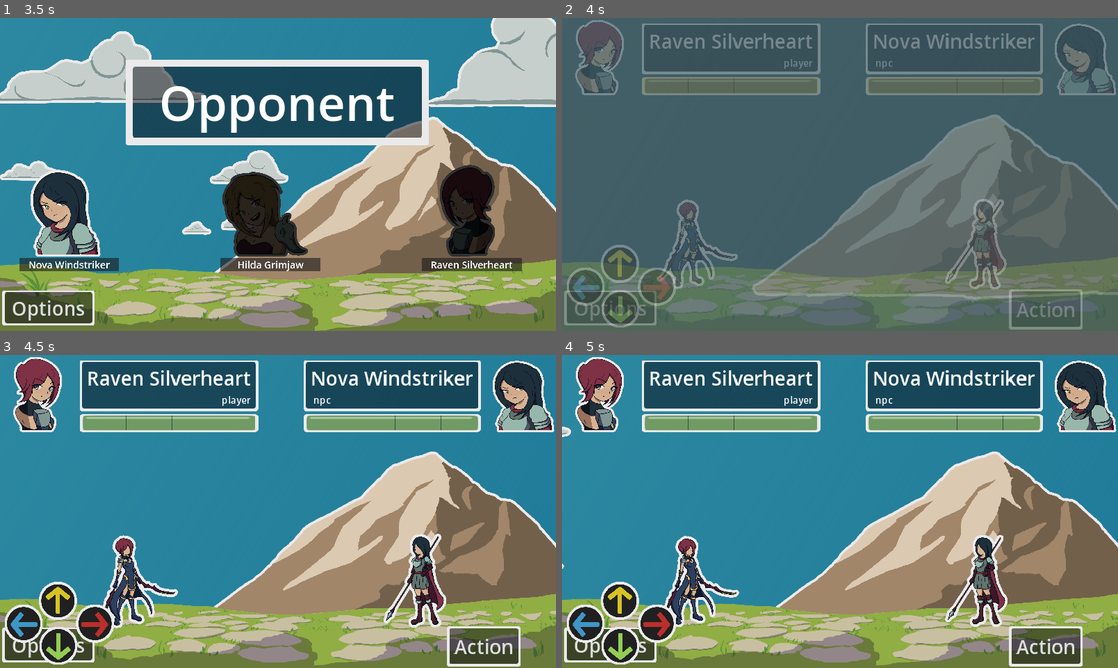
Above: before the commit, frames 1-4 (two rows, left to right).
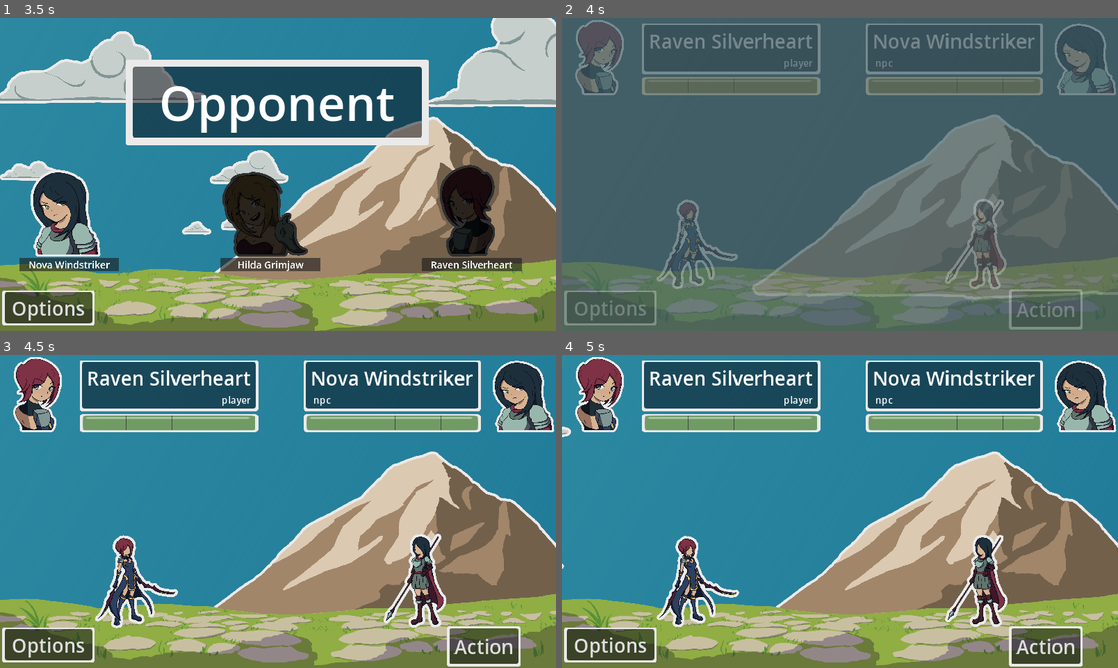
Above: after the commit, the same moments.

Repository: MajorZiploc/sticker_book_moments
Game: Godot game, scene res://scenes/title_scene.tscn
Same seed, same stepped clock (60 frames per second), same inputs: the game is played once before the commit and once after it.
Inputs (mouse positions are in pixels of both pictures, inside the frame that each line leads up to):
- Up to frame 1 (3.5 s): click "Play" at 0.5 s; tap Enter at 1.25, 2.85 s; move the mouse to (400, 158) at 1.27 s; hold D (right) 1.28-2 s; click (400, 158) at 1.35 s; click (66, 208) at 2.02 s; move the mouse to (166, 190) at 2.77 s; hold S (down) from 2.78 s (still down)
- Up to frame 2 (4 s): release S (down) at 3.5 s; click (628, 208) at 3.52 s
- Up to frame 3 (4.5 s): move the mouse to (333, 442) at 4.27 s; hold D (right) from 4.28 s (still down); tap F at 4.35 s
- Up to frame 4 (5 s): keep holding D (right)

Frame 1 is identical in both runs. In frame 2, 1.9% of the frame differs, in the area x 0-21%, y 72-99%; in frame 3, 2.6%; in frame 4, 2.6%.

Commit message:
vis toggles for btns;calc_qte_area adjustments;scale down btns

Diff:
--- a/scenes/battle_scene.gd
+++ b/scenes/battle_scene.gd
@@ -39,6 +39,7 @@
 @onready var player_inventory_ui_root: Control = $ui_root/ui/player_inventory;
 @onready var action_counter_container: BoxContainer = $ui_root/ui/action_counter;
 @onready var action_counter_progress_bar: ProgressBar = $ui_root/ui/action_counter/progress_bar;
+@onready var qte_onscreen_btns: Control = $ui_root/ui/qte_onscreen_btns;
 
 @export var is_player_turn = true;
 @export var std_cam_zoom: Vector2 = Vector2(0.5, 0.5);
@@ -59,12 +60,17 @@
 var qte_min_x = 100;
 var qte_max_x = 1000;
 var qte_min_y = 160;
-var qte_max_y = 540;
+var std_qte_max_y = 540;
+var qte_max_y = std_qte_max_y;
 var std_tween_time = 1;
 var qte_mode = BattleSceneHelper.QTEMode.TOUCH_AND_BUTTON;
 var qte_area_position = Vector2(qte_min_x, qte_min_y);
-var qte_area_size = Vector2(qte_max_x - qte_min_x, qte_max_y - qte_min_y);
-var qte_area = Rect2(qte_area_position, qte_area_size);
+var qte_area = calc_qte_area();
+var is_mobile_directional = false;
+
+func calc_qte_area():
+  var qte_area_size = Vector2(qte_max_x - qte_min_x, qte_max_y - qte_min_y);
+  return Rect2(qte_area_position, qte_area_size);
 
 var qte_items: Array[BattleSceneHelper.QTEItem] = [];
 
@@ -118,6 +124,8 @@
   var player_choices_popup = player_choices_action_btn.get_popup();
   player_choices_popup.connect("id_pressed", on_player_choices_menu_item_pressed);
   player_inventory_ui_root.modulate.a = 0;
+  qte_onscreen_btns.visible = false;
+  qte_onscreen_btns.modulate.a = 0;
   show_player_choices_action_btn();
   var scene_tween_time = Constants.std_tween_time;
   SceneHelper.fade_in([self, ui], scene_tween_time);
@@ -350,6 +358,8 @@
   rotation_tween.set_loops(2);
 
 func full_round(attacker: BattleSceneHelper.CombatUnit, defender: BattleSceneHelper.CombatUnit, player_used_item: bool = false):
+  qte_mode = AppState.data.get(Constants.options, {}).get("qte_mode", qte_mode);
+  is_mobile_directional = OSHelper.is_mobile() && [BattleSceneHelper.QTEMode.BUTTON, BattleSceneHelper.QTEMode.TOUCH_AND_BUTTON].any(func(qm): return qm == qte_mode);
   var should_hit = not player_used_item and paralyzed_check(attacker);
   if should_hit: await attack_sequence(attacker, defender, 1, false);
   is_player_turn = !is_player_turn;
@@ -367,10 +377,20 @@
     var npc_turn_ui_tween_out_time = std_tween_time;
     var npc_turn_ui_tween_out = create_tween();
     npc_turn_ui_tween_out.tween_property(npc_turn_ui, "modulate:a", 0, npc_turn_ui_tween_out_time).set_trans(Tween.TRANS_EXPO);
+    var mobile_dir_tween_time = 0;
+    if is_mobile_directional:
+      qte_max_y = 500;
+      qte_area = calc_qte_area();
+      qte_onscreen_btns.visible = true;
+      mobile_dir_tween_time = std_tween_time;
+      var mobile_dir_tween = create_tween();
+      mobile_dir_tween.tween_property(qte_onscreen_btns, "modulate:a", 1, mobile_dir_tween_time).set_trans(Tween.TRANS_EXPO);
+    else:
+      qte_max_y = std_qte_max_y;
     var progress_bar_tween_time = std_tween_time;
     var progress_bar_tween = create_tween();
     progress_bar_tween.tween_property(action_counter_container, "modulate:a", 1, progress_bar_tween_time).set_trans(Tween.TRANS_EXPO);
-    await get_tree().create_timer(max(npc_turn_ui_tween_out_time, cam_tween_time, progress_bar_tween_time)).timeout;
+    await get_tree().create_timer(max(npc_turn_ui_tween_out_time, cam_tween_time, progress_bar_tween_time, mobile_dir_tween_time)).timeout;
     await get_tree().create_timer(0.5).timeout;
     should_hit = paralyzed_check(defender);
     if should_hit: await attack_sequence(defender, attacker, 5, true, Tween.TRANS_LINEAR);
@@ -384,9 +404,15 @@
     toggle_disabled_player_choices(false);
     cam_tween = create_tween();
     cam_tween.tween_property(cam, "zoom", std_cam_zoom, cam_tween_time).set_trans(Tween.TRANS_EXPO);
+    if is_mobile_directional:
+      qte_onscreen_btns.visible = true;
+      mobile_dir_tween_time = std_tween_time;
+      var mobile_dir_tween = create_tween();
+      mobile_dir_tween.tween_property(qte_onscreen_btns, "modulate:a", 0, mobile_dir_tween_time).set_trans(Tween.TRANS_EXPO);
+      mobile_dir_tween.tween_callback(func(): qte_onscreen_btns.visible = false).set_delay(0.1);
     progress_bar_tween = create_tween();
     progress_bar_tween.tween_property(action_counter_container, "modulate:a", 0, progress_bar_tween_time).set_trans(Tween.TRANS_EXPO);
-    await get_tree().create_timer(max(npc_turn_ui_tween_out_time, cam_tween_time, progress_bar_tween_time, player_choices_tween_time, player_options_tween_out_time)).timeout;
+    await get_tree().create_timer(max(npc_turn_ui_tween_out_time, cam_tween_time, progress_bar_tween_time, player_choices_tween_time, player_options_tween_out_time, mobile_dir_tween_time)).timeout;
     action_counter_progress_bar.value = 0;
     did_battle_end = defender.battle_char.health <= 0;
     if did_battle_end:
--- a/scenes/battle_scene.tscn
+++ b/scenes/battle_scene.tscn
@@ -212,38 +212,38 @@
 
 [node name="down" type="TextureButton" parent="ui_root/ui/qte_onscreen_btns"]
 layout_mode = 0
-offset_left = 81.0
-offset_top = 562.0
-offset_right = 241.0
-offset_bottom = 722.0
-scale = Vector2(0.5, 0.5)
+offset_left = 65.0
+offset_top = 582.0
+offset_right = 225.0
+offset_bottom = 742.0
+scale = Vector2(0.4, 0.4)
 texture_normal = ExtResource("6_tqanu")
 
 [node name="up" type="TextureButton" parent="ui_root/ui/qte_onscreen_btns"]
 layout_mode = 0
-offset_left = 80.0
-offset_top = 469.0
-offset_right = 240.0
-offset_bottom = 629.0
-scale = Vector2(0.5, 0.5)
+offset_left = 65.0
+offset_top = 501.0
+offset_right = 225.0
+offset_bottom = 661.0
+scale = Vector2(0.4, 0.4)
 texture_normal = ExtResource("7_qko18")
 
 [node name="left" type="TextureButton" parent="ui_root/ui/qte_onscreen_btns"]
 layout_mode = 0
 offset_left = 9.0
-offset_top = 516.0
+offset_top = 542.0
 offset_right = 169.0
-offset_bottom = 676.0
-scale = Vector2(0.5, 0.5)
+offset_bottom = 702.0
+scale = Vector2(0.4, 0.4)
 texture_normal = ExtResource("8_ec1dm")
 
 [node name="right" type="TextureButton" parent="ui_root/ui/qte_onscreen_btns"]
 layout_mode = 0
-offset_left = 157.0
-offset_top = 516.0
-offset_right = 317.0
-offset_bottom = 676.0
-scale = Vector2(0.5, 0.5)
+offset_left = 124.0
+offset_top = 543.0
+offset_right = 284.0
+offset_bottom = 703.0
+scale = Vector2(0.4, 0.4)
 texture_normal = ExtResource("8_gpuf6")
 
 [node name="cam" type="Camera2D" parent="."]
